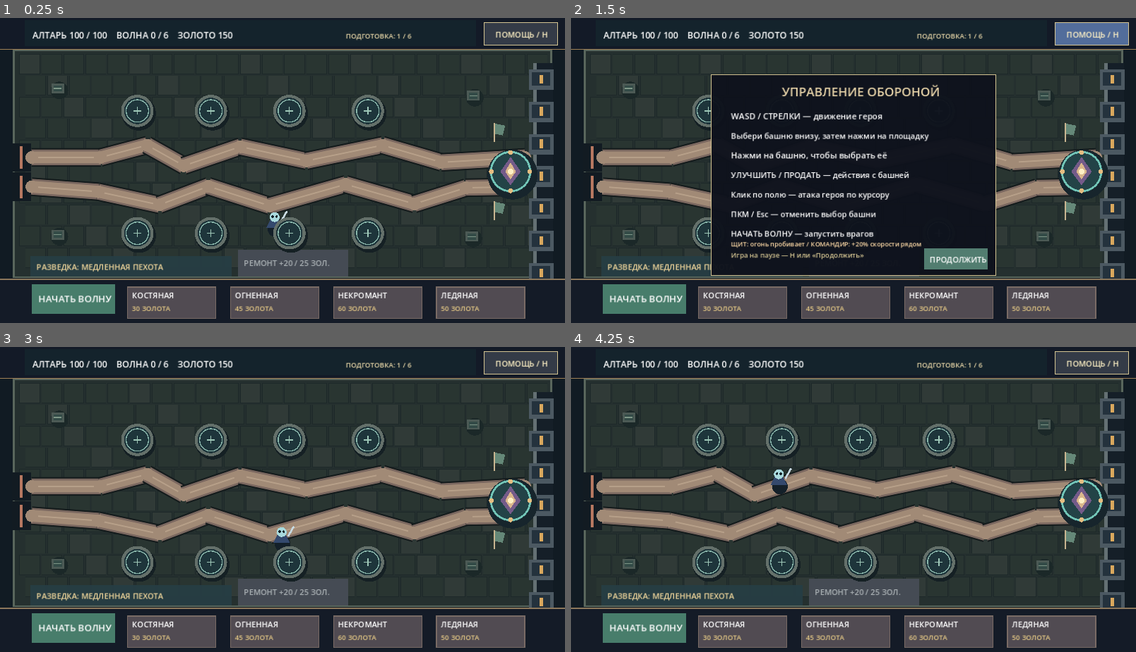
Above: before the commit, frames 1-4 (two rows, left to right).
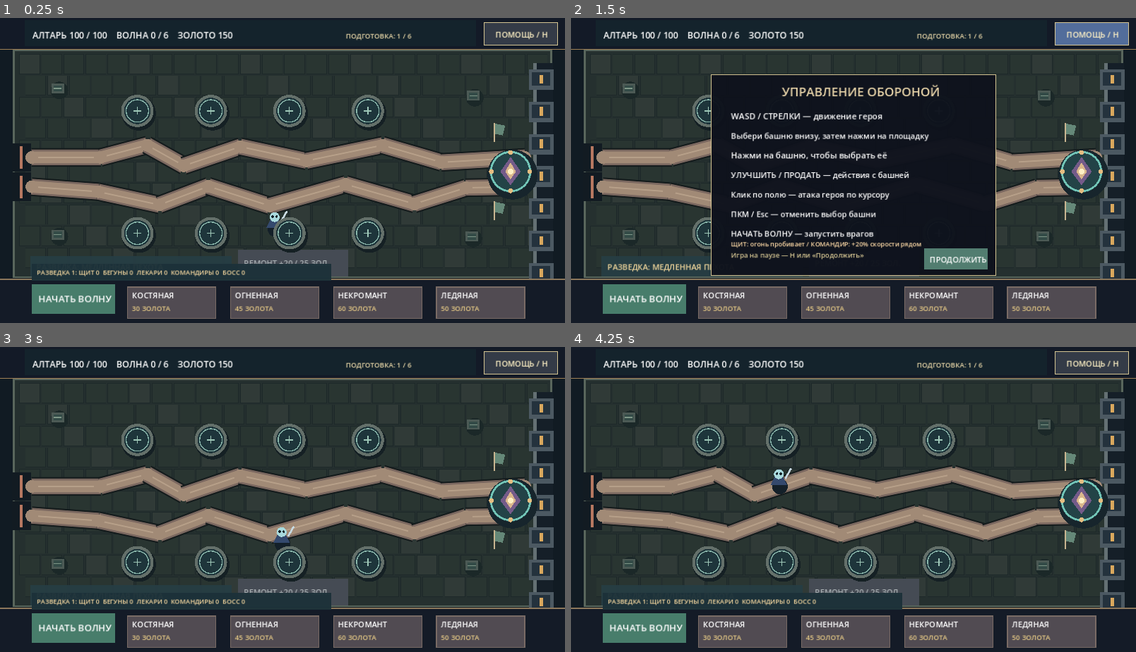
Above: after the commit, the same moments.

Repository: DoctorStrangeSH/Last-Ritual
Game: Godot game, scene res://scenes/topdown_td_prototype.tscn
Same seed, same stepped clock (60 frames per second), same inputs: the game is played once before the commit and once after it. This scene is started directly instead of the project's main scene.
Inputs (mouse positions are in pixels of both pictures, inside the frame that each line leads up to):
- Up to frame 1 (0.25 s): no input
- Up to frame 2 (1.5 s): tap Enter at 0.5 s; move the mouse to (977, 161) at 0.52 s; hold Right (ui_right) 0.53-1.28 s; tap H at 0.6 s; click (977, 161) at 0.67 s; tap Space at 0.77, 1.25 s; move the mouse to (740, 191) at 1.27 s; hold Down (ui_down) from 1.28 s (still down); tap E at 1.35 s
- Up to frame 3 (3 s): tap Space at 1.52, 2.75 s; tap Enter at 2 s; move the mouse to (339, 435) at 2.02 s; release Down (ui_down) at 2.03 s; hold Right (ui_right) 2.03-2.78 s; tap R at 2.1 s; move the mouse to (254, 569) at 2.77 s; hold Up (ui_up) from 2.78 s (still down); tap H at 2.85 s; click (254, 569) at 2.92 s
- Up to frame 4 (4.25 s): tap Space at 3.02, 3.77 s; move the mouse to (1023, 554) at 3.52 s; release Up (ui_up) at 3.53 s; hold Left (ui_left) from 3.53 s (still down); tap E at 3.6 s

The runs differ from the first frame. In frame 1, 1.9% of the frame differs, in the area x 5-59%, y 80-86%; in frame 2, nothing differs; in frame 3, 1.9%; in frame 4, 1.9%.

Commit message:
TD #246: разведка состава следующей волны (#246)
* TD #246: forecast next siege wave composition

* TD #246: forecast next siege wave composition

* TD #246: forecast next siege wave composition

* TD #246: forecast next siege wave composition

* TD #246: forecast next siege wave composition

Diff:
--- a/scripts/topdown_td_prototype.gd
+++ b/scripts/topdown_td_prototype.gd
@@ -293,6 +293,18 @@
     var captain: int = 1 if next_wave == 5 or (siege_day >= 5 and next_wave == 4) else 0
     var boss: int = 1 if next_wave == SIEGE_WAVES else 0
     return {"ordinary": ordinary, "support": support, "captain": captain, "boss": boss, "total": ordinary + support + captain + boss}
+
+func next_wave_scouting() -> Dictionary:
+    if wave_number >= SIEGE_WAVES or defense_state != "playing":
+        return {}
+    var next_wave: int = wave_number + 1
+    var budget: Dictionary = wave_enemy_budget(next_wave)
+    var roles := {"runner": 0, "brute": 0}
+    for i in range(int(budget["ordinary"])):
+        var role: String = siege_enemy_role(next_wave, i)
+        if roles.has(role):
+            roles[role] += 1
+    return {"wave": next_wave, "runner": roles["runner"], "brute": roles["brute"], "healer": budget["support"], "captain": budget["captain"], "boss": budget["boss"]}
 
 func wave_lane_assignments(enemy_count: int, next_wave: int) -> Array[int]:
     # Each group of lane_count enemies covers every lane once, but their
@@ -1497,6 +1509,15 @@
         draw_rect(SELL_BUTTON, Color("#914c59") if can_modify_towers() else Color("#454b54"))
         draw_string(ThemeDB.fallback_font, SELL_BUTTON.position + Vector2(8, 34), "ПРОДАТЬ", HORIZONTAL_ALIGNMENT_LEFT, -1, 15, Color.WHITE)
 
+    # Forecast uses the same budget and role selectors as the actual spawn.
+    # Keep it above the bottom controls without obstructing the battle field.
+    if enemies.is_empty() and wave_number < SIEGE_WAVES and defense_state == "playing" and not help_visible:
+        var scout: Dictionary = next_wave_scouting()
+        var scout_text := "РАЗВЕДКА %d: ЩИТ %d  БЕГУНЫ %d  ЛЕКАРИ %d  КОМАНДИРЫ %d  БОСС %d" % [
+            int(scout["wave"]), int(scout["brute"]), int(scout["runner"]), int(scout["healer"]), int(scout["captain"]), int(scout["boss"])]
+        draw_rect(Rect2(65, 503, 610, 34), Color("#1c3139", 0.96))
+        draw_fitted_label(Vector2(75, 525), scout_text, 13, 590, Color("#f7d9a0"))
+
     # Draw the HUD after roads and world sprites, so the map never hides labels.
     draw_rect(Rect2(50, 5, 920, 53), Color("#14242c", 0.94))
     draw_string(ThemeDB.fallback_font, Vector2(66, 42), "АЛТАРЬ %d / 100    ВОЛНА %d / %d    ЗОЛОТО %d" % [altar_hp, wave_number, SIEGE_WAVES, coins], HORIZONTAL_ALIGNMENT_LEFT, 620, 18, Color.WHITE)
--- a/tests/topdown_smoke.gd
+++ b/tests/topdown_smoke.gd
@@ -2418,5 +2418,21 @@
                 escort_healer_lane = int(unit["lane"])
         check(escort_captain_lane >= 0 and escort_captain_lane == escort_healer_lane, "Late siege commander escorts the healer route")
         escort_game.queue_free()
+    if boon_scene != null:
+        var scout_game = boon_scene.instantiate()
+        root.add_child(scout_game)
+        scout_game.siege_day = 5
+        scout_game.wave_number = 4
+        var forecast: Dictionary = scout_game.next_wave_scouting()
+        var budget_check: Dictionary = scout_game.wave_enemy_budget(5)
+        check(int(forecast["wave"]) == 5 and int(forecast["healer"]) == int(budget_check["support"]) and int(forecast["captain"]) == int(budget_check["captain"]), "Scouting matches actual special-unit budget")
+        var counted_brutes := 0
+        for enemy_index in range(int(budget_check["ordinary"])):
+            if scout_game.siege_enemy_role(5, enemy_index) == "brute":
+                counted_brutes += 1
+        check(int(forecast["brute"]) == counted_brutes, "Scouting heavy count uses actual enemy role selector")
+        scout_game.wave_number = scout_game.SIEGE_WAVES
+        check(scout_game.next_wave_scouting().is_empty(), "No scouting after final wave")
+        scout_game.queue_free()
     print("TOPDOWN SMOKE RESULT: ", "PASS" if failures == 0 else str(failures) + " FAILURES")
     quit(0 if failures == 0 else 1)
Not shown, changed: docs/AI_HANDOFF.md
Not shown, changed: docs/PROJECT_STATE.md
Not shown, changed: docs/ROADMAP.md
